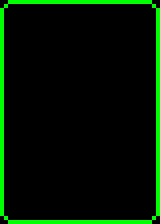
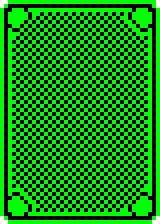
Layers edited between the first and the second 160 × 224 image:
renamed "suits" to "back", showed it, moved it above "AC", painted on it over box(4, 0, 156, 216)
removed layer "Layer 1" over box(0, 0, 160, 224)
